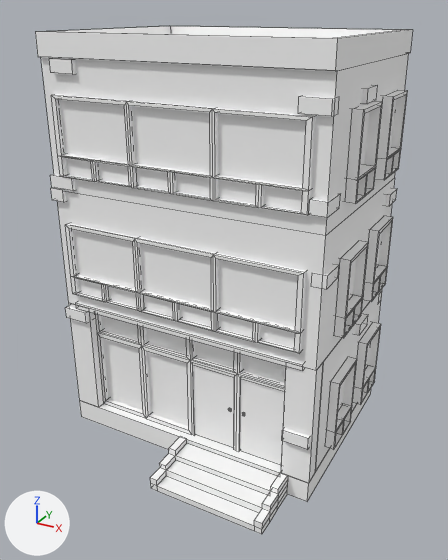
A saved change to the FBX model Assets/Art/Static Meshes/City/Buildings/3F/SM_3F_R_Half_04.fbx.
One viewpoint serves both versions: a camera (50 mm lens) standing at (7.59, -13.99, 11.28) and looking at (0.27, -0.68, 4.63). Arrows for +X, +Y and +Z are at lower left; the lights stay in place. The older version comes first. Mesh edges are drawn as thin lines. Where no turn or scale is listed for an object, it has been applied to the vertices.

The older version as bpy lines, for what is in view:
```python
me_mesh_058 = bpy.data.meshes.new('Mesh.058')
me_mesh_058.from_pydata(...)  # 1581 vertices, 1041 faces; spans x -3.9..3.89, y -3.96..3.05, z -0.03..10.77
me_mesh_058.materials.append(mat_material__36_050)  # white #ffffff
ob_sm_3f_r_half_04 = bpy.data.objects.new('SM_3F_R_Half_04', me_mesh_058)
ob_sm_3f_r_half_04.location = (0.0, 0.0, 0.0)
```
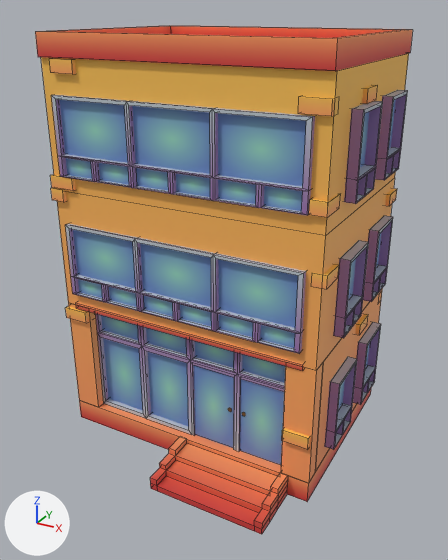
Where the newer file only moved an object's origin or applied its transform, the numbers keep the older frame.

Changed parts and their boxes [x1, y1, x2, y2] in the pictures (448 x 560 px):
'SM_3F_R_Half_04', recoloured (darker): [35, 26, 413, 534] in both

Diff of the bpy script that builds the scene:
```diff
--- a/Assets/Art/Static Meshes/City/Buildings/3F/SM_3F_R_Half_04.fbx.py
+++ b/Assets/Art/Static Meshes/City/Buildings/3F/SM_3F_R_Half_04.fbx.py
@@ img_t_atlas_buildings_bc_png @@
+img_t_atlas_buildings_bc_png = load_image('T_Atlas_Buildings_BC.png', '../../../../Textures/City/T_Atlas_Buildings_BC.png', 2048, 2048, 'sRGB')
@@ mat_material__36_076 @@
+mat_material__36_076 = principled_material('Material #36.076')
+mat_material__36_076.texture = img_t_atlas_buildings_bc_png
+mat_material__36_076.roughness = 0.553
@@ me_mesh_058 @@
 me_mesh_058.from_pydata(...)  # 1581 vertices, 1041 faces; spans x -3.9..3.89, y -3.96..3.05, z -0.03..10.77
-me_mesh_058.materials.append(mat_material__36_050)  # white #ffffff
+me_mesh_058.materials.append(mat_material__36_076)  # picture img_t_atlas_buildings_bc_png
```
